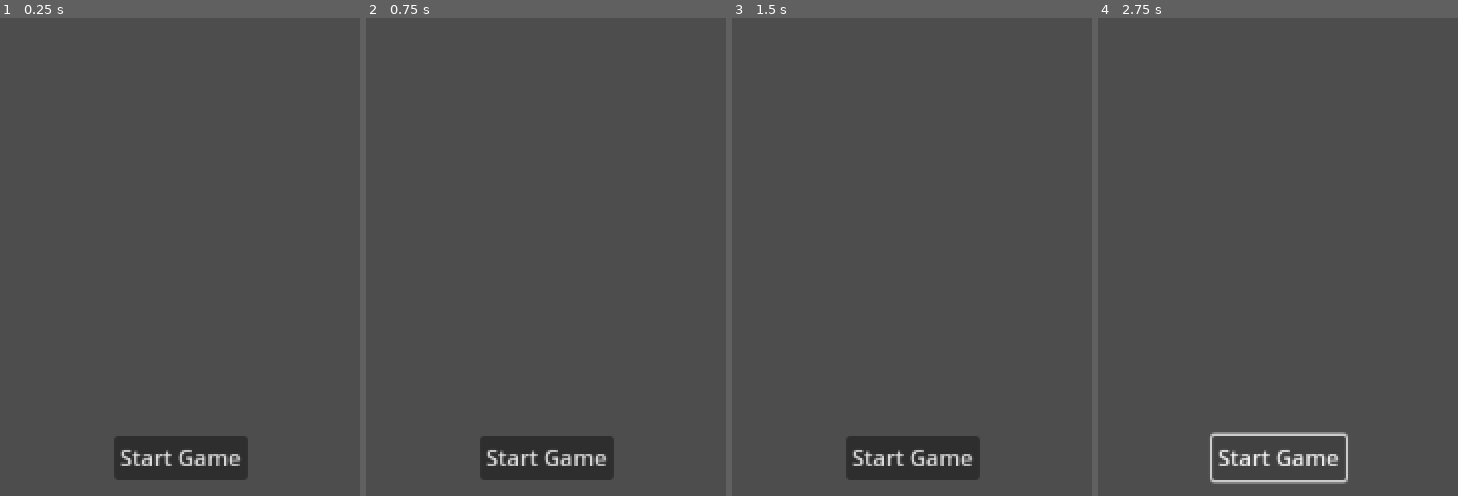
Above: before the commit, frames 1-4 (left to right).
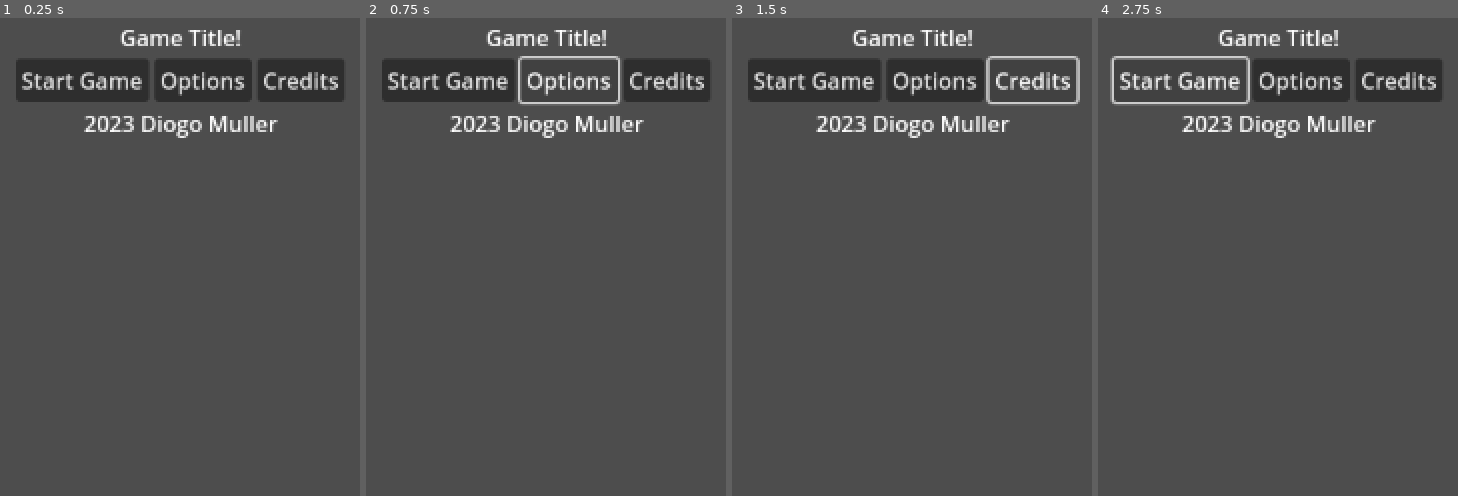
Above: after the commit, the same moments.

Repository: DioMuller/minigames
Game: Godot game, scene res://Scenes/MainScene.tscn
The game is run twice, just before and just after one commit, with the same random seed, the same clock (stepped at 60 frames per second) and the same inputs. After the commit the project has no main scene; this scene is started directly in both runs.
Inputs (mouse positions are in pixels of both pictures, inside the frame that each line leads up to):
- Up to frame 1 (0.25 s): no input
- Up to frame 2 (0.75 s): click (567, 80) at 0.5 s, where only the run after the commit has a clickable "Options"
- Up to frame 3 (1.5 s): click (1034, 80) at 1.25 s, where only the run after the commit has a clickable "Credits"
- Up to frame 4 (2.75 s): click "Start Game" at 2 s

The runs differ from the first frame. In frame 1, 12% of the frame differs, in the area x 4-96%, y 2-97%; in frame 2, 11%; in frame 3, 11%; in frame 4, 8.2%.

Commit message:
Redone project with GDScript so it can be exported to web.

Diff:
--- a/Source/Scenes/Games/TwinShooterScene.tscn
+++ /dev/null
@@ -1,3 +0,0 @@
-[gd_scene format=3 uid="uid://baxh5rn3di3qy"]
-
-[node name="TwinShooterScene" type="Node2D"]
--- a/Source/Scenes/MainScene.tscn
+++ b/Source/Scenes/MainScene.tscn
@@ -1,10 +1,6 @@
-[gd_scene format=3 uid="uid://wfkvwnwil4us"]
+[gd_scene format=3 uid="uid://y1v7rwl3nss1"]
 
-[node name="Node2D" type="Node2D"]
-
-[node name="CanvasLayer" type="CanvasLayer" parent="."]
-
-[node name="Control" type="Control" parent="CanvasLayer"]
+[node name="MainScene" type="Control"]
 layout_mode = 3
 anchors_preset = 15
 anchor_right = 1.0
@@ -12,17 +8,38 @@
 grow_horizontal = 2
 grow_vertical = 2
 
-[node name="Button" type="Button" parent="CanvasLayer/Control"]
+[node name="VBoxMain" type="VBoxContainer" parent="."]
 layout_mode = 1
-anchors_preset = 7
-anchor_left = 0.5
-anchor_top = 1.0
-anchor_right = 0.5
+anchors_preset = 15
+anchor_right = 1.0
 anchor_bottom = 1.0
-offset_left = -48.0
-offset_top = -68.0
-offset_right = 48.0
-offset_bottom = -36.0
 grow_horizontal = 2
-grow_vertical = 0
+grow_vertical = 2
+alignment = 1
+
+[node name="LabelTitle" type="Label" parent="VBoxMain"]
+layout_mode = 2
+text = "Game Title!"
+horizontal_alignment = 1
+
+[node name="HBoxOptions" type="HBoxContainer" parent="VBoxMain"]
+layout_mode = 2
+alignment = 1
+
+[node name="ButtonStart" type="Button" parent="VBoxMain/HBoxOptions"]
+layout_mode = 2
 text = "Start Game"
+
+[node name="ButtonOptions" type="Button" parent="VBoxMain/HBoxOptions"]
+layout_mode = 2
+text = "Options
+"
+
+[node name="ButtonCredits" type="Button" parent="VBoxMain/HBoxOptions"]
+layout_mode = 2
+text = "Credits"
+
+[node name="LabelCopyright" type="Label" parent="VBoxMain"]
+layout_mode = 2
+text = "2023 Diogo Muller"
+horizontal_alignment = 1
--- a/Source/project.godot
+++ b/Source/project.godot
@@ -11,13 +11,8 @@
 [application]
 
 config/name="Minigames"
-run/main_scene="res://Scenes/MainScene.tscn"
 config/features=PackedStringArray("4.1", "GL Compatibility")
 config/icon="res://icon.svg"
-
-[dotnet]
-
-project/assembly_name="Minigames"
 
 [rendering]
 
Not shown, changed: Source/icon.svg.import
